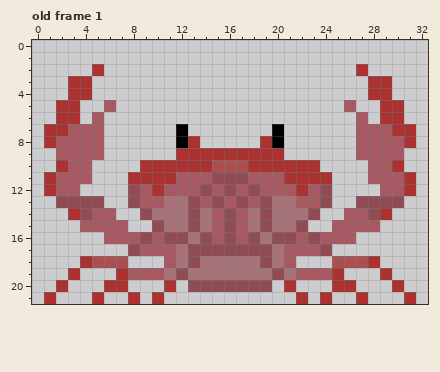
Edited in one commit: pixel-art file (assets/art/crab.aseprite). Above is the file before it was changed.
33x22 pixels, 1 frame. Shown: old frame 1.
Now the later version:
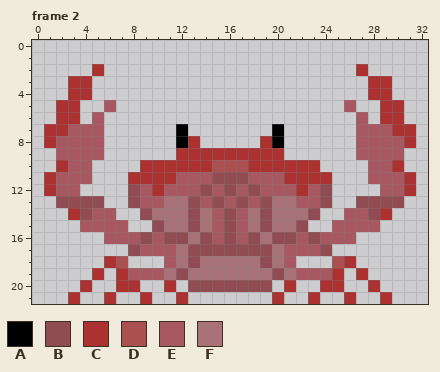
Palette (. is transparent): A #000000  B #914c53  C #ac3232  D #ab5050  E #a85860  F #a87278
A new or re-ordered frame is compared with the old frame closest to it.
What changed:
frames 1 -> 2
Frame 2 is new; against old frame 1:
y 18: x 4..6 CDD -> ..C; x 26..28 DDC -> C..
y 19: x 3 C -> .; x 5 . -> C; x 27 . -> C; x 29 C -> .
y 20: x 2 C -> .; x 4 . -> C; x 6 C -> .; x 8 . -> C; x 24 . -> C; x 26 C -> .; x 28 . -> C; x 30 C -> .
y 21: x 1 C -> .; x 3 . -> C; x 5..6 C. -> .C; x 8..10 C.C -> .C.; x 12 . -> C; x 20 . -> C; x 22..24 C.C -> .C.; x 26..27 .C -> C.; x 29 . -> C; x 31 C -> .
Boxes around the changes in both pictures, in picture pixels (x1, y1, x2, y2):
changed: (44, 256, 188, 304)
changed: (272, 256, 416, 304)
